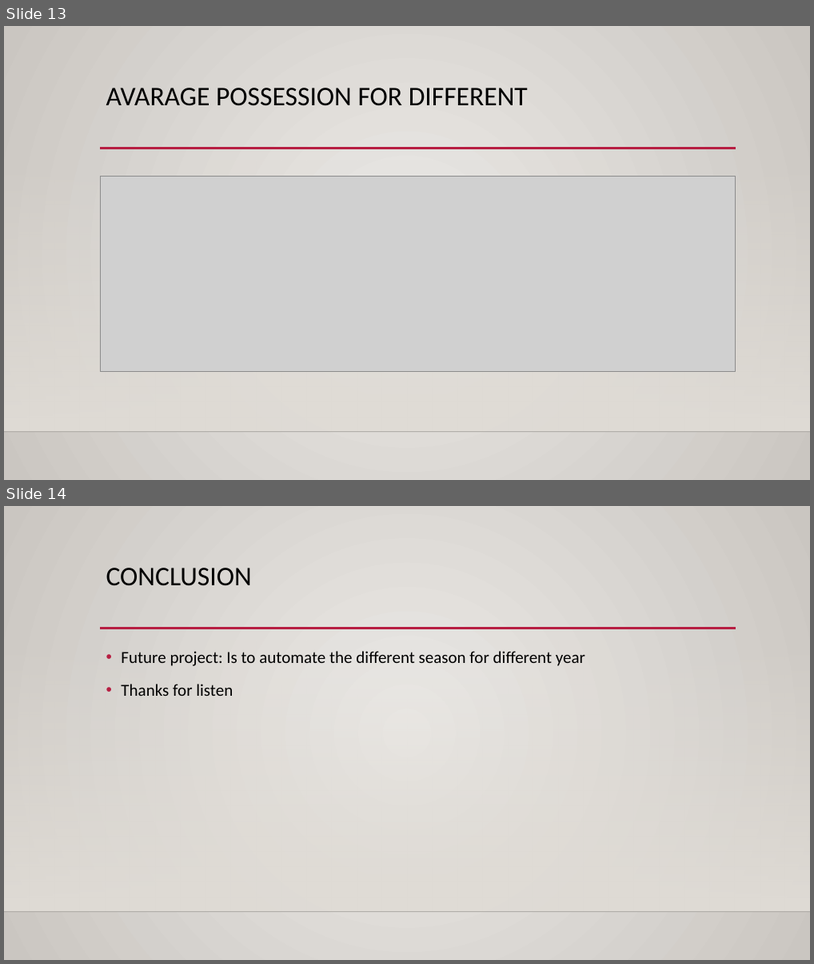
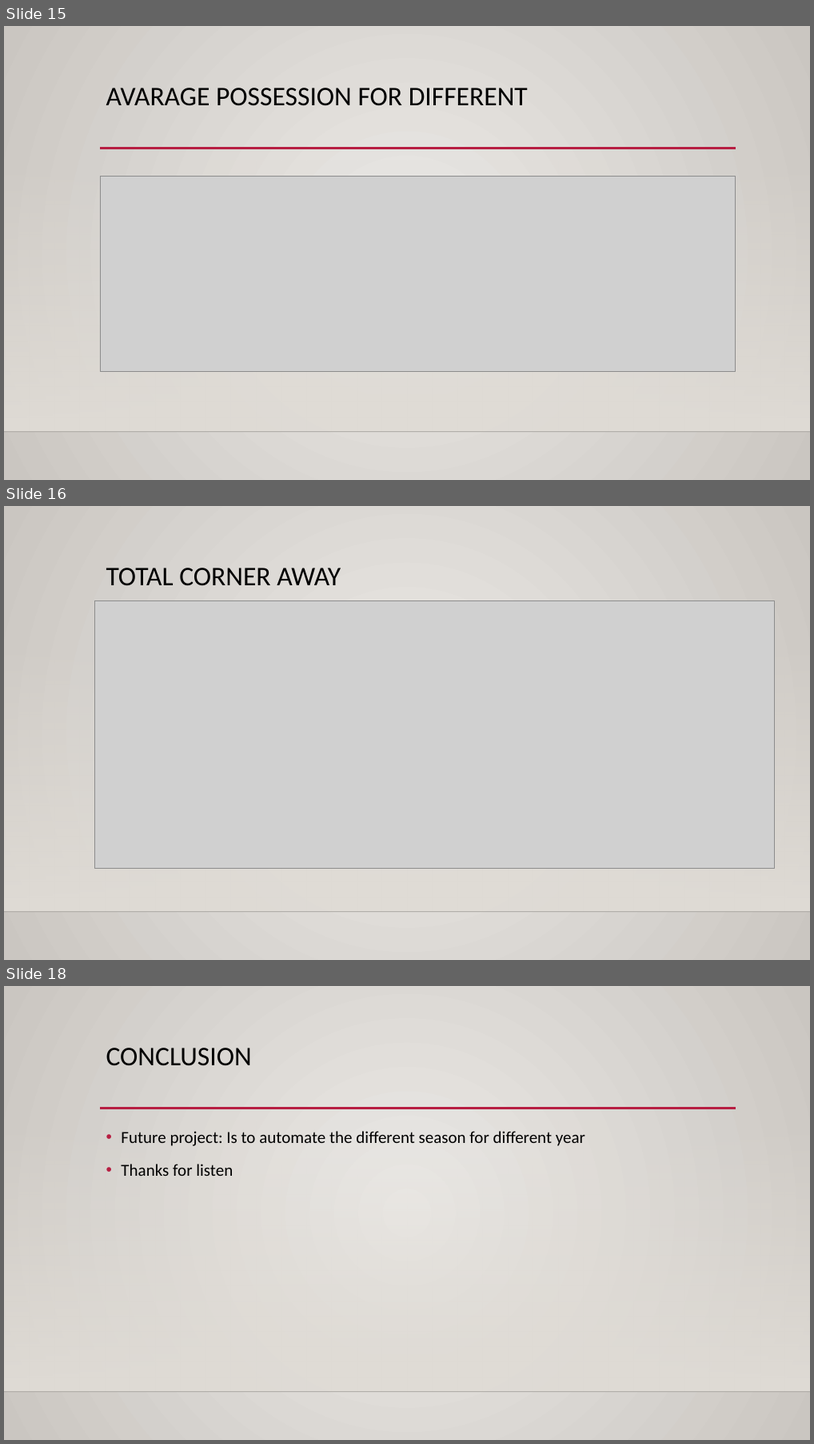
Before and after one commit to datascienceseptember/shiny_project_on_uefa, a slide deck: shiny_presentation_version.pptx. Shown one above the other, each under a label of ours: slides 13 and 14 before the commit, slides 15, 16 and 18 after it; the slides between them are not shown. The pictures are 814x964 and 814x1444 pixels, drawn with LibreOffice and Linux fonts; fonts in the diff are those of the drawing; grey boxes stand for pictures; background and template pictures are left out. Boxes give left, top, right and bottom in pixels: in the first picture for what was removed or moved away, otherwise in the second. Text is boxed around its words. In the diff, an @@ line names an element or a change of style, - is before the commit and + after.

```diff
--- a/shiny_presentation_version.pptx
+++ b/shiny_presentation_version.pptx
@@ slide 16 added at (4, 506, 810, 960), background gradient #ECEAE7 to #CAC7C1; not listed: 2 template elements that a slide beside it also shows @@
@@ title added at (106, 568, 341, 586), 32 pt, text #000000 @@
+TOTAL CORNER AWAY
@@ picture added at (94, 601, 775, 868) @@
@@ what was slide 13 is now slide 15 @@
@@ what was slide 14 is now slide 18 @@
```
Also in this commit, not shown: 3 other slides added.
